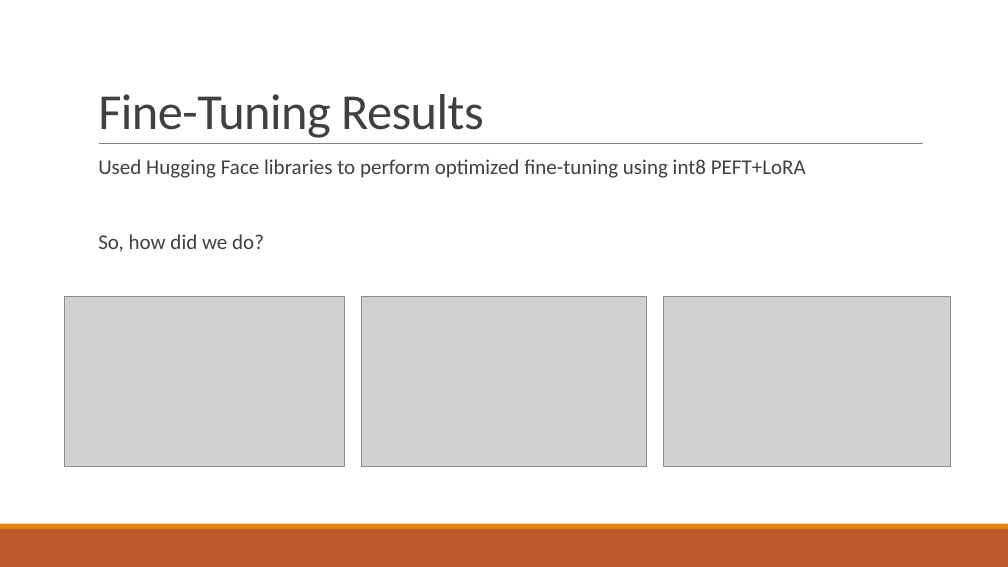
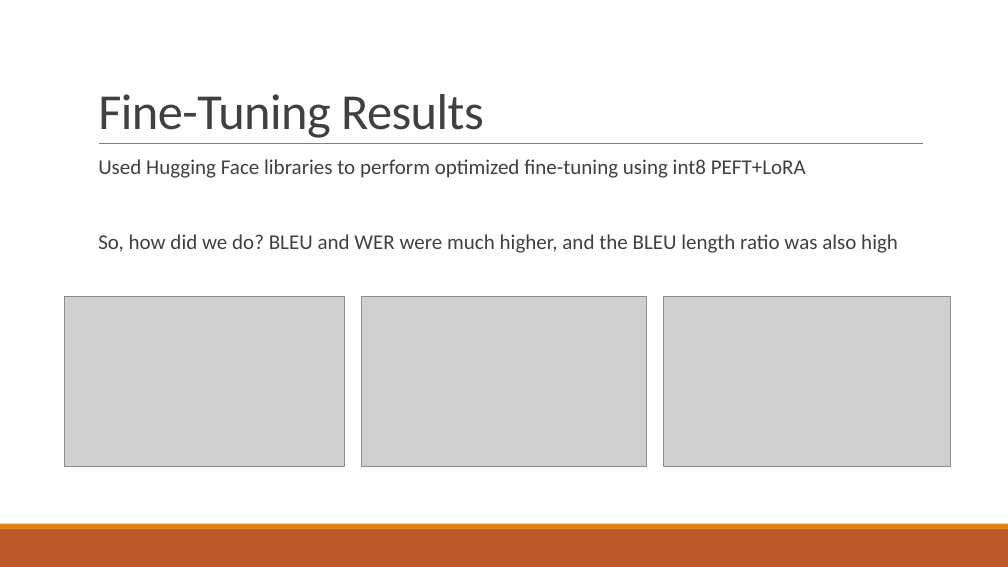
Before and after one commit to embedded-robotics/deep-learning-multimodal-systems-final-project, a slide deck: slide 9 of DLMM Project Progress Presentation.pptx (slide 8 before the commit). Drawn at 1008x567 pixels with LibreOffice and Linux fonts; fonts in the diff are those of the drawing; grey boxes stand for pictures. Boxes give left, top, right and bottom in pixels: in the first picture for what was removed or moved away, otherwise in the second. Text is boxed around its words. In the diff, an @@ line names an element or a change of style, - is before the commit and + after.

```diff
--- a/DLMM Project Progress Presentation.pptx
+++ b/DLMM Project Progress Presentation.pptx
@@ text at box(98, 234, 898, 253): text changed @@
-  So, how did we do?
+  So, how did we do? BLEU and WER were much higher, and the BLEU length ratio was also high
```
Also in this commit, not shown: 3 other slides changed, 1 slide added.
